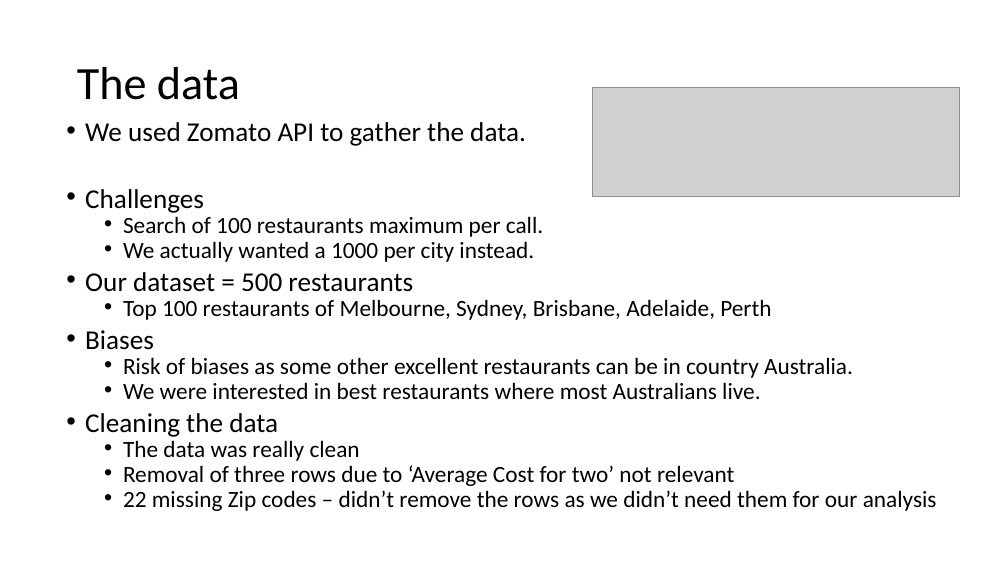
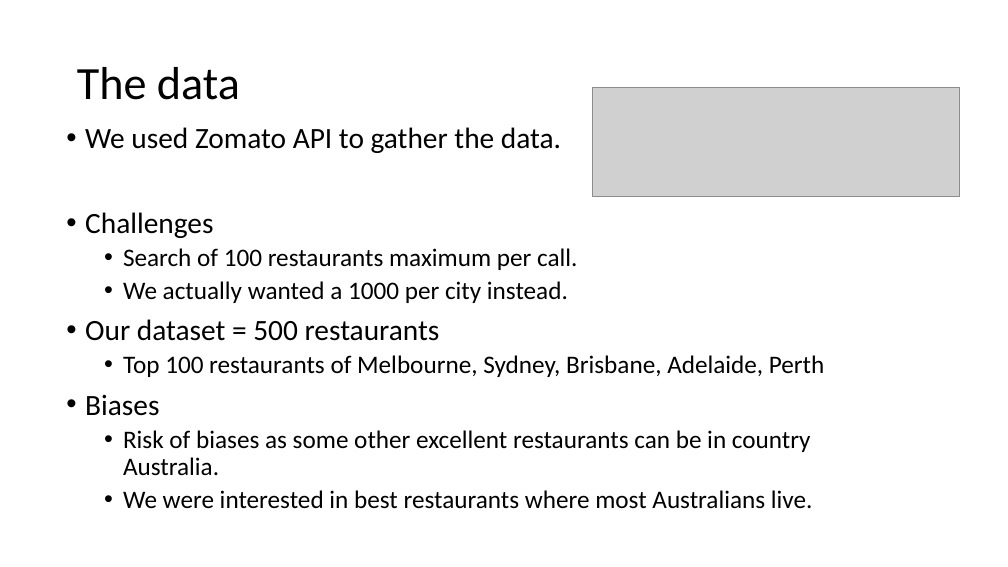
Before and after one commit to ashdrayton/Zomato-Restaurants-Reviews, a slide deck: slide 3 of Babette/Presentation_BB.pptx. Drawn at 1008x567 pixels with LibreOffice and Linux fonts; fonts in the diff are those of the drawing; grey boxes stand for pictures. Boxes give left, top, right and bottom in pixels: in the first picture for what was removed or moved away, otherwise in the second. Text is boxed around its words. In the diff, an @@ line names an element or a change of style, - is before the commit and + after.

```diff
--- a/Babette/Presentation_BB.pptx
+++ b/Babette/Presentation_BB.pptx
@@ text "We used Zomato API to ..." at (85,127,824,509): size 25.9 to 28 pt in "We used Zomato API to gather the ...", "Challenges", "Our dataset = 500 restaurants", "Biases"; size 22.2 to 24 pt in "Search of 100 restaurants maximum per call.", "We actually wanted a 1000 per city ...", "Top 100 restaurants of Melbourne, Sydney, Brisbane, ...", "Risk of biases as some other excellent ..." and 1 more places; line spacing 0.7 to 0.9 @@
@@ text at (85,413,937,511): paragraphs removed @@
-• Cleaning the data
-  • The data was really clean
-  • Removal of three rows due to ‘Average Cost for two’ not relevant
-  • 22 missing Zip codes – didn’t remove the rows as we didn’t need them for our analysis
```
Also in this commit, not shown: 2 other slides changed, 1 slide added, 3 other files.
